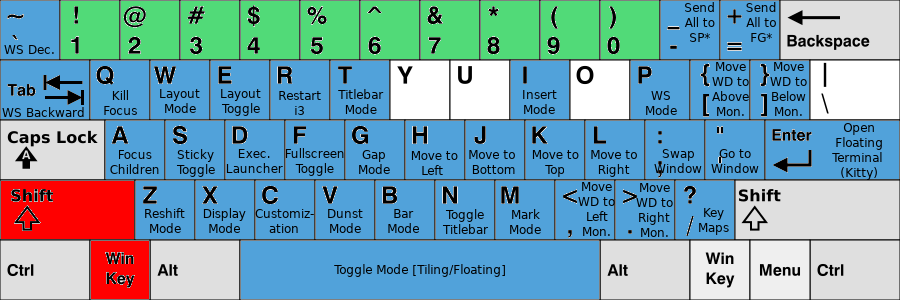
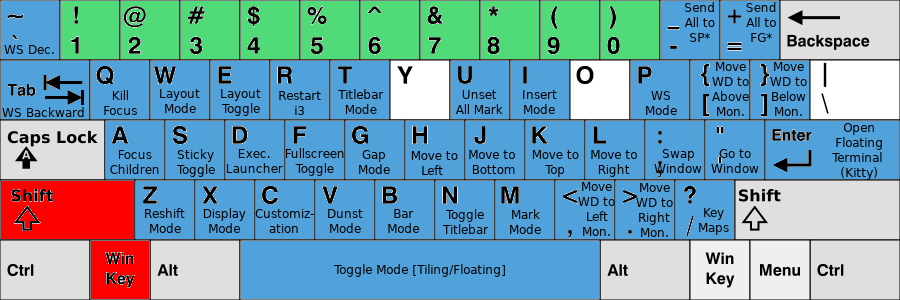
Layered file, before and after one edit (900 × 300). Changes by layer:
added layer "Unset ..." above "KB_United_States-NoAltGr.svg" over left=455, top=90, right=503, bottom=114
painted on "KB_United_States-NoAltGr.svg" over left=451, top=61, right=509, bottom=119
